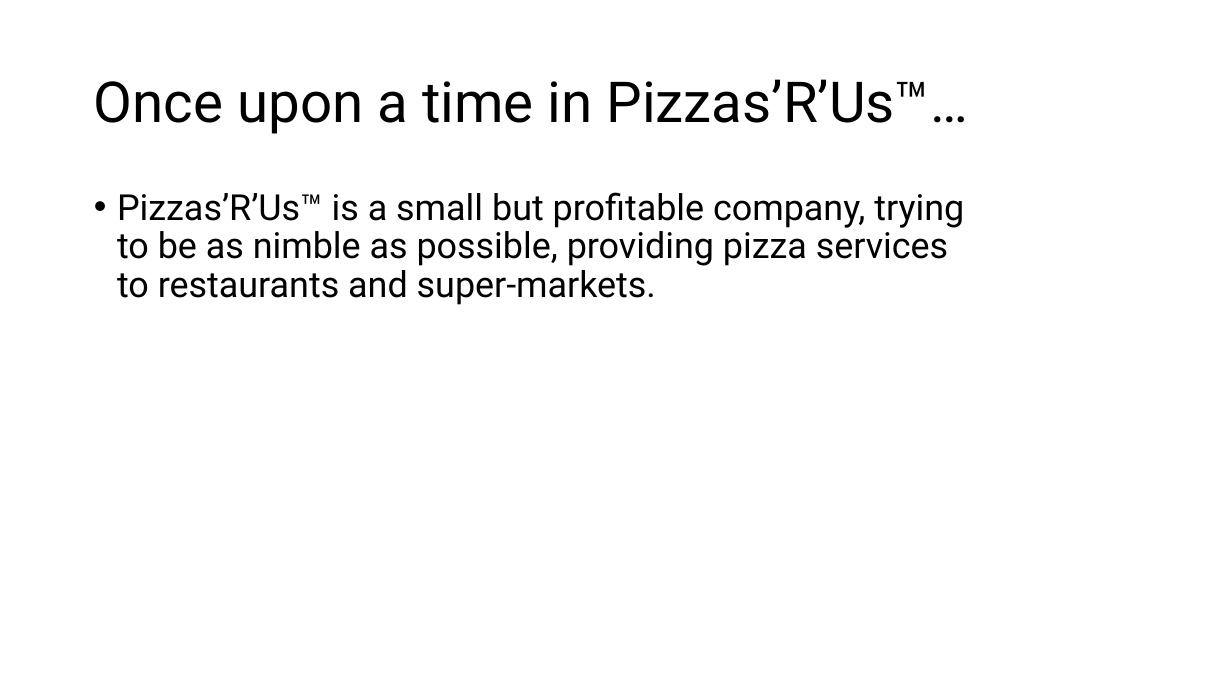
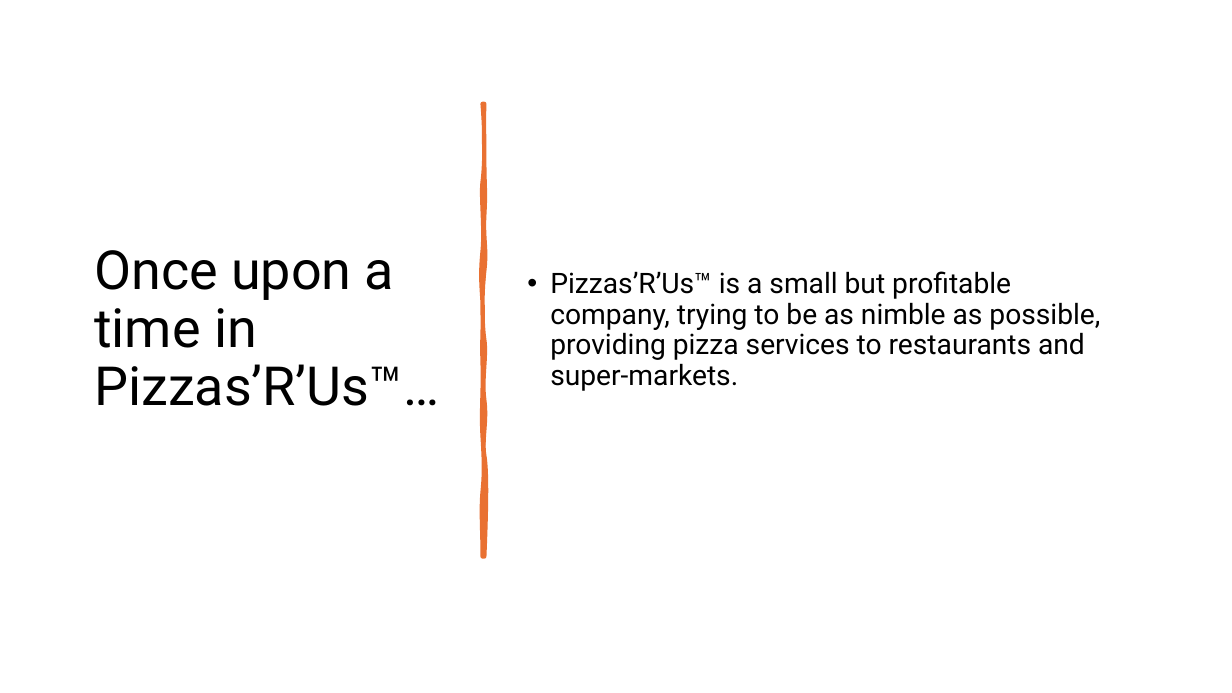
Before and after one commit to TheJuanitoLearnsShow/PodcastsManager, a slide deck: slide 4 of slides/VS sql project.pptx. Drawn at 1232x693 pixels with LibreOffice and Linux fonts; fonts in the diff are those of the drawing. Boxes give left, top, right and bottom in pixels: in the first picture for what was removed or moved away, otherwise in the second. Text is boxed around its words. In the diff, an @@ line names an element or a change of style, - is before the commit and + after.

```diff
--- a/slides/VS sql project.pptx
+++ b/slides/VS sql project.pptx
@@ title "Once upon a time in ...": place and size @@
-title "Once upon a time in ..." at box(94, 79, 968, 134)
+title "Once upon a time in ..." at box(94, 250, 439, 406)
@@ title "Once upon a time in ..." at box(94, 250, 439, 406): size 44 to 42 pt @@
@@ text "Pizzas’R’Us™ is a small but ...": place and size @@
-text "Pizzas’R’Us™ is a small but ..." at box(117, 192, 964, 305)
+text "Pizzas’R’Us™ is a small but ..." at box(550, 271, 1100, 391)
@@ text "Pizzas’R’Us™ is a small but ..." at box(550, 271, 1100, 391): size 28 to 22 pt; vertical alignment top to middle @@
@@ freeform shape added at box(482, 104, 484, 556), fill #E97132, outline #E97132 3.25 pt @@
```
Also in this commit, not shown: 14 other slides changed, 1 other file.
